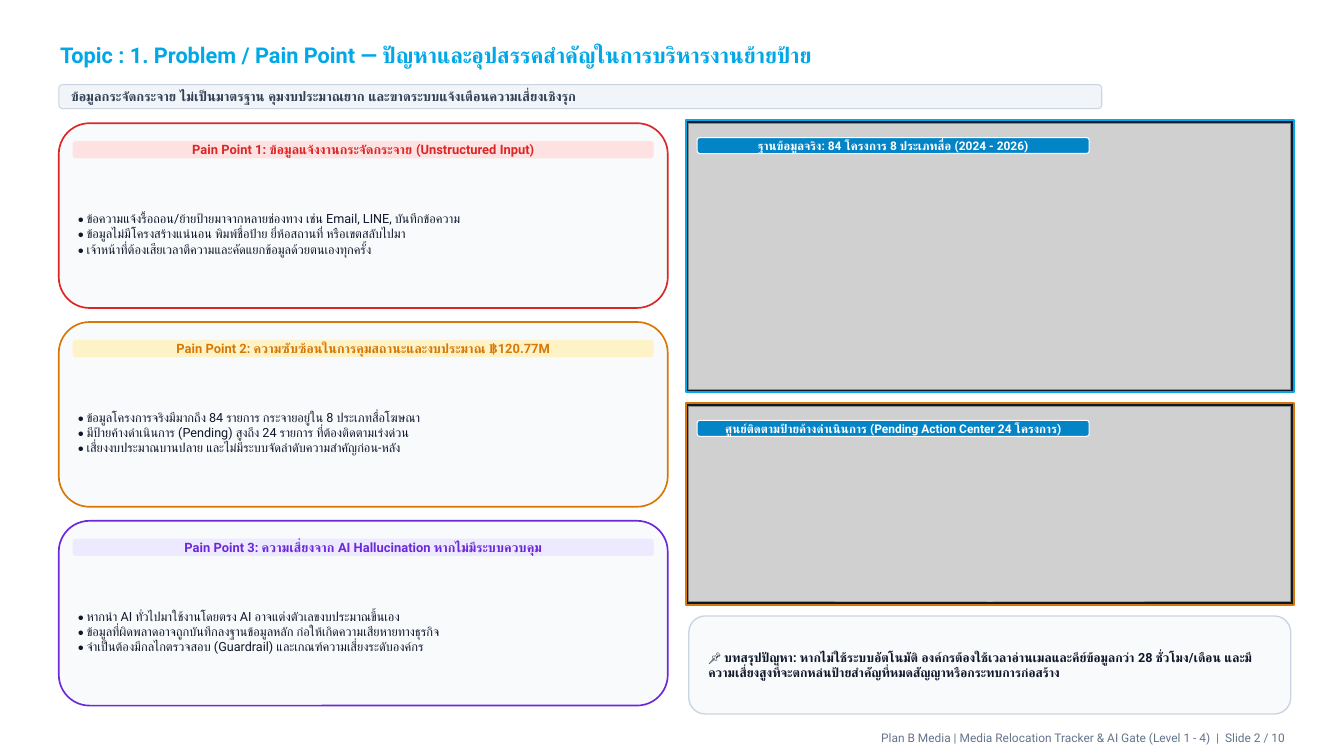
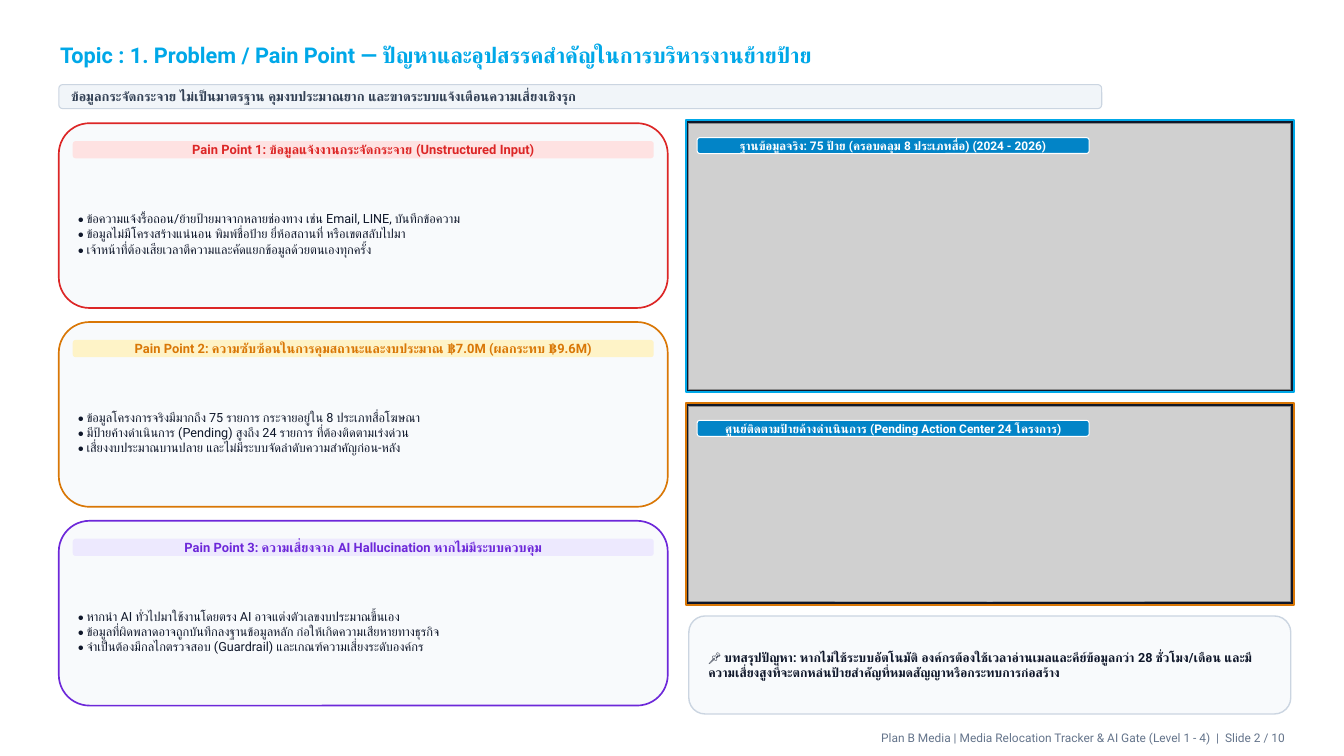
Before and after one commit to wasusangthong-sketch/media_relocation_dist, a slide deck: slide 2 of AI_Literacy_Gate_Level1_to_4_Presentation.pptx. Drawn at 1344x756 pixels with LibreOffice and Linux fonts; fonts in the diff are those of the drawing; grey boxes stand for pictures; background and template pictures are left out. Boxes give left, top, right and bottom in pixels: in the first picture for what was removed or moved away, otherwise in the second. Text is boxed around its words. In the diff, an @@ line names an element or a change of style, - is before the commit and + after.

```diff
--- a/AI_Literacy_Gate_Level1_to_4_Presentation.pptx
+++ b/AI_Literacy_Gate_Level1_to_4_Presentation.pptx
@@ text in rounded rectangle at [740, 141, 1047, 154]: text changed @@
-ฐานข้อมูลจริง: 84 โครงการ 8 ประเภทสื่อ (2024 - 2026)
+ฐานข้อมูลจริง: 75 ป้าย (ครอบคลุม 8 ประเภทสื่อ) (2024 - 2026)
@@ text in rounded rectangle at [135, 343, 592, 357]: text changed @@
-Pain Point 2: ความซับซ้อนในการคุมสถานะและงบประมาณ ฿120.77M
+Pain Point 2: ความซับซ้อนในการคุมสถานะและงบประมาณ ฿7.0M (ผลกระทบ ฿9.6M)
@@ text at [87, 412, 421, 426]: text changed @@
-• ข้อมูลโครงการจริงมีมากถึง 84 รายการ กระจายอยู่ใน 8 ประเภทสื่อโฆษณา
+• ข้อมูลโครงการจริงมีมากถึง 75 รายการ กระจายอยู่ใน 8 ประเภทสื่อโฆษณา
```
Also in this commit, not shown: 5 other slides changed, 4 other files.
